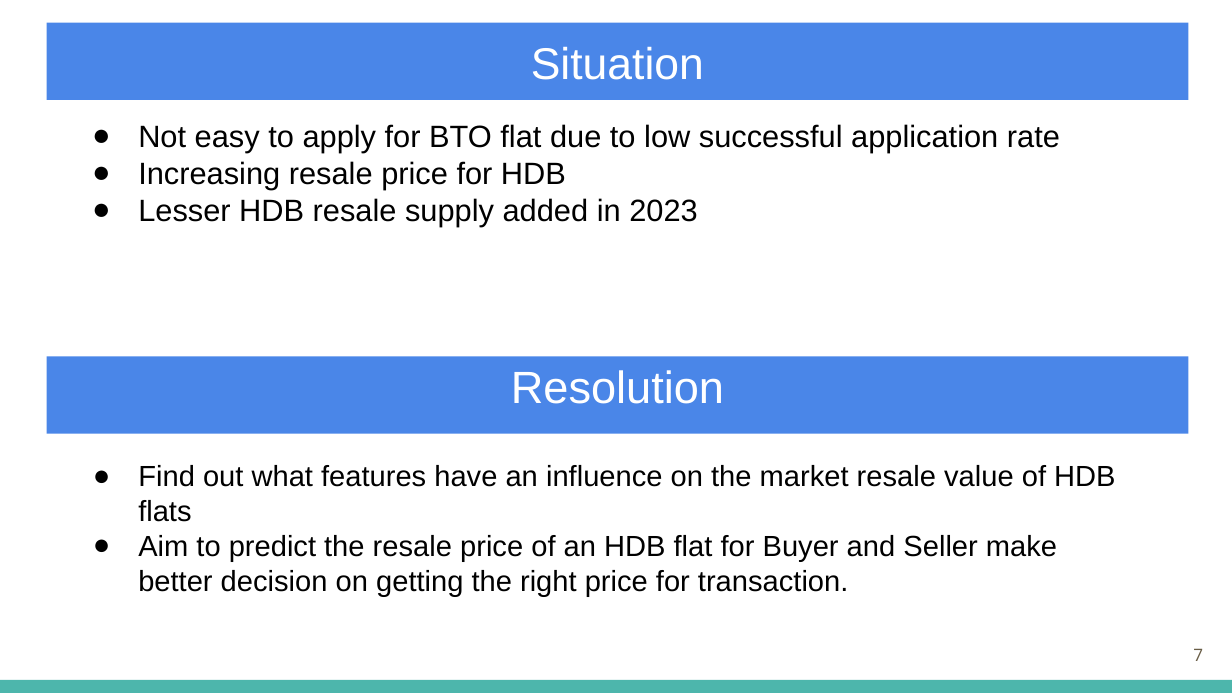
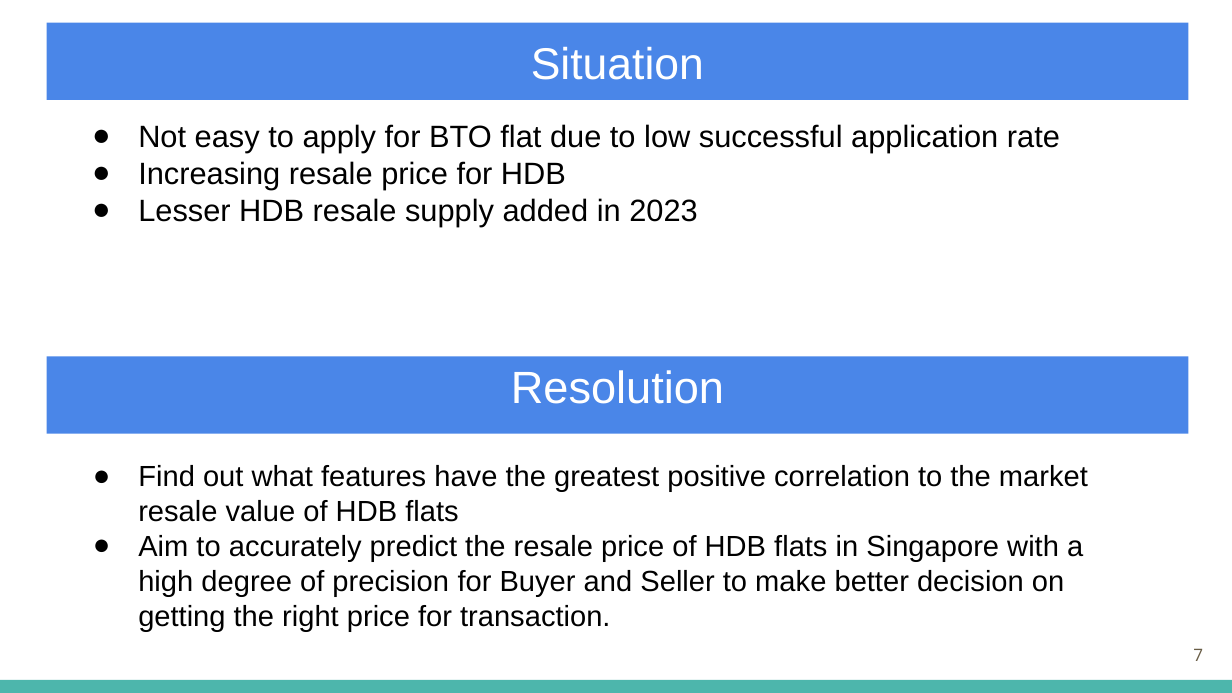
Before and after one commit to ngzengdi/GA-Projects, a slide deck: slide 7 of project_2/presentation/DSIF9 Team 4.pptx. Drawn at 1232x693 pixels with LibreOffice and Linux fonts; fonts in the diff are those of the drawing. Boxes give left, top, right and bottom in pixels: in the first picture for what was removed or moved away, otherwise in the second. Text is boxed around its words. In the diff, an @@ line names an element or a change of style, - is before the commit and + after.

```diff
--- a/project_2/presentation/DSIF9 Team 4.pptx
+++ b/project_2/presentation/DSIF9 Team 4.pptx
@@ text at <box>138,465,1088,631</box>: text changed @@
-● Find out what features have an influence on the market resale value of HDB flats
-● Aim to predict the resale price of an HDB flat for Buyer and Seller make better decision on getting the right price for transaction.
+● Find out what features have the greatest positive correlation to the market resale value of HDB flats
+● Aim to accurately predict the resale price of HDB flats in Singapore with a high degree of precision for Buyer and Seller to make better decision on getting the right price for transaction.
```
Also in this commit, not shown: 3 other files.
